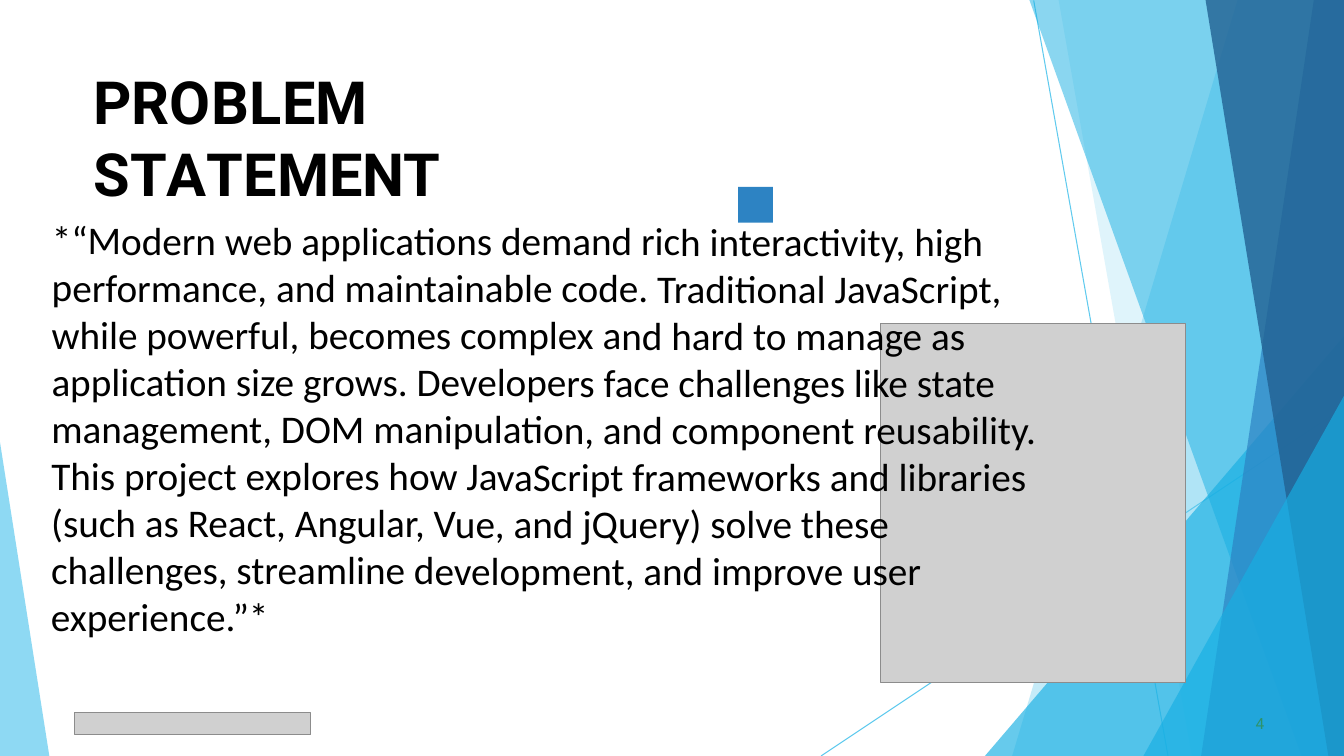
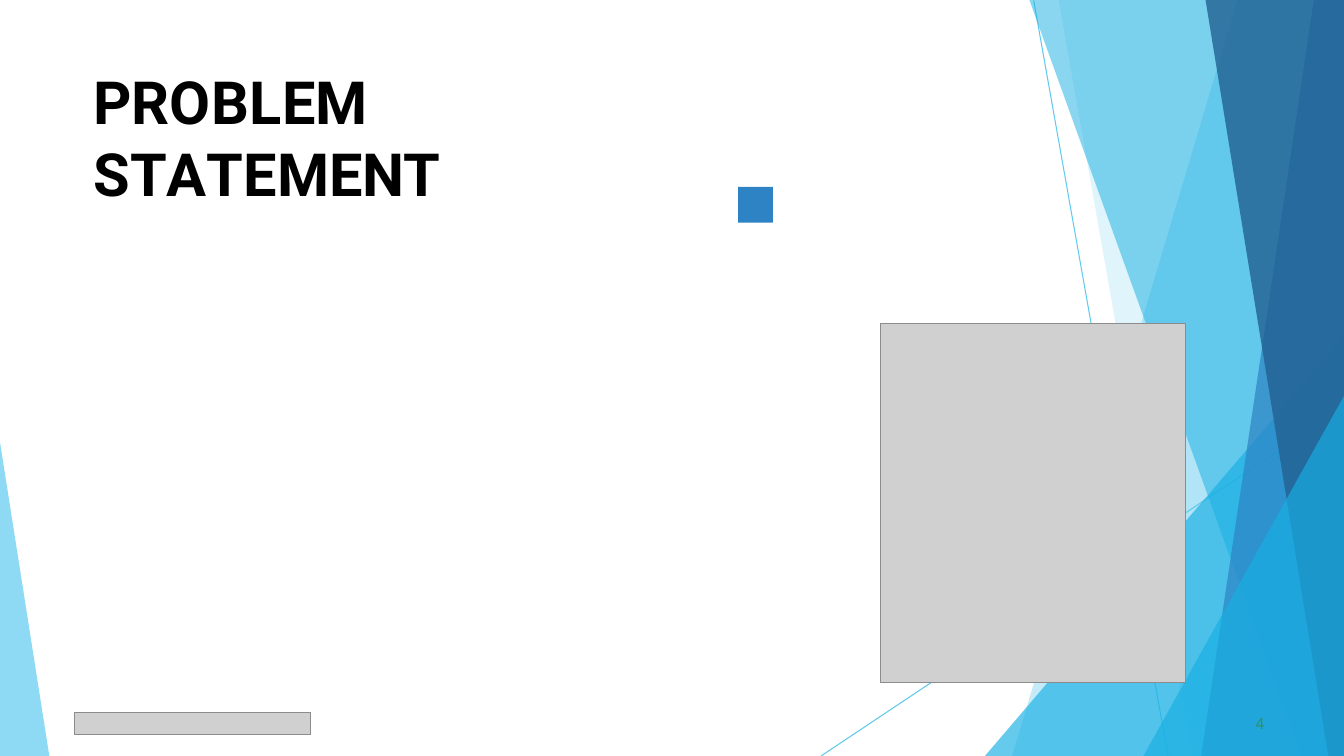
Before and after one commit to prabhakaran8518-ops/Priya-.p, a slide deck: slide 4 of PPT FWD TNSDC 2025 (1).pptx. Drawn at 1344x756 pixels with LibreOffice and Linux fonts; fonts in the diff are those of the drawing; grey boxes stand for pictures. Boxes give left, top, right and bottom in pixels: in the first picture for what was removed or moved away, otherwise in the second. Text is boxed around its words. In the diff, an @@ line names an element or a change of style, - is before the commit and + after.

```diff
--- a/PPT FWD TNSDC 2025 (1).pptx
+++ b/PPT FWD TNSDC 2025 (1).pptx
@@ text removed at <box>51,226,1036,638</box> @@
-*“Modern web applications demand rich interactivity, high performance, and maintainable code. Traditional JavaScript, while powerful, becomes complex and hard to manage as application size grows. Developers face challenges like state management, DOM manipulation, and component reusability. This project explores how JavaScript frameworks and libraries (such as React, Angular, Vue, and jQuery) solve these challenges, streamline development, and improve user experience.”*
```
Also in this commit, not shown: 9 other slides changed.
